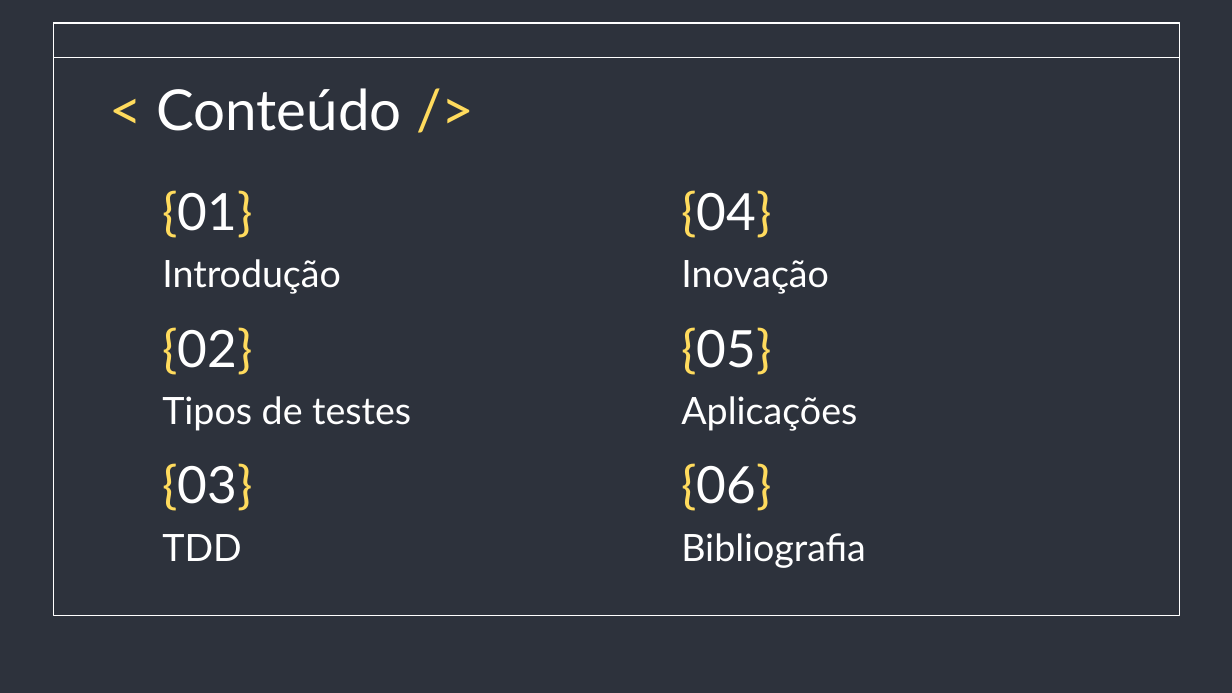
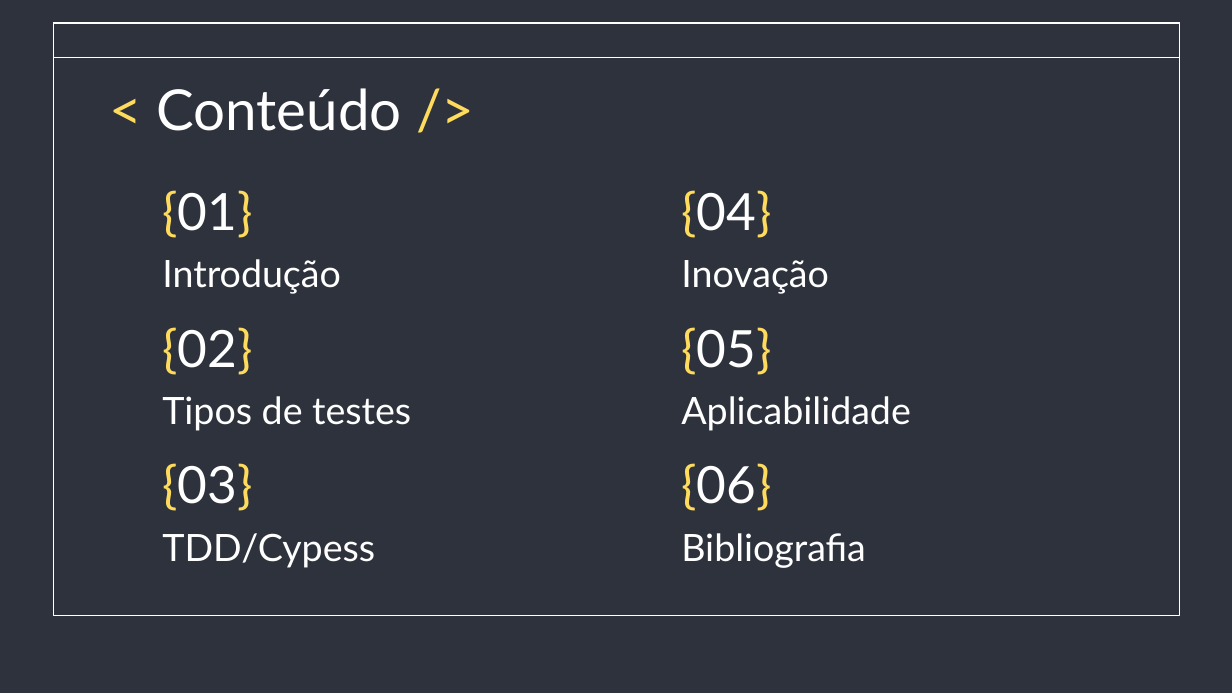
Before and after one commit to saintalex93/TestingHabitPresentation, a slide deck: slide 3 of Testes e Inovação - Semana de qualidade.pptx. Drawn at 1232x693 pixels with LibreOffice and Linux fonts; fonts in the diff are those of the drawing. Boxes give left, top, right and bottom in pixels: in the first picture for what was removed or moved away, otherwise in the second. Text is boxed around its words. In the diff, an @@ line names an element or a change of style, - is before the commit and + after.

Commit message:
[Semana da Qualidade] - Slides inovação e qualidade

```diff
--- a/Testes e Inovação - Semana de qualidade.pptx
+++ b/Testes e Inovação - Semana de qualidade.pptx
@@ title at [681,396,911,431]: text changed @@
-Aplicações
+Aplicabilidade
@@ title at [162,533,375,568]: text changed @@
-TDD
+TDD/Cypess
```
Also in this commit, not shown: 3 other slides changed, 5 slides added.
